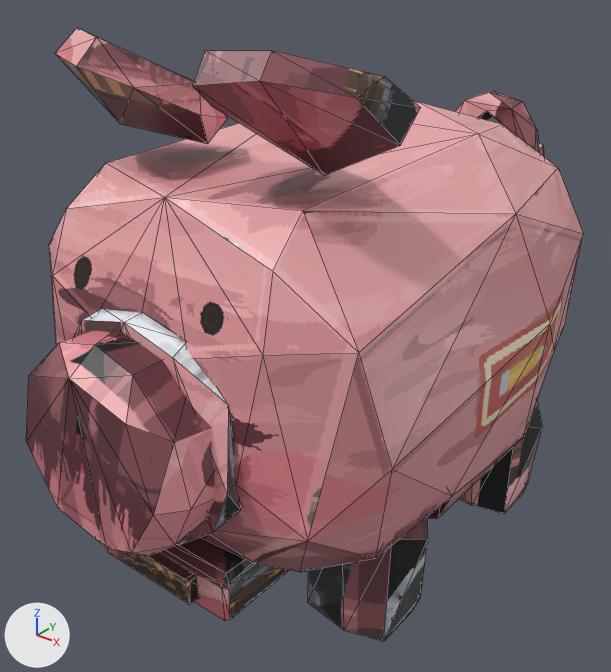
The glTF model public/models/lowpix/figures/henshin/buta.glb, before and after one commit.
Rendered twice from a 50 mm camera at (33.8, -45.6, 43.5) aimed at (-1.9, -1.1, 15.9). The axes (+X, +Y, +Z) are drawn at lower left. The lights are the same throughout. The first picture is the older version. Mesh edges are drawn as thin lines. Where no turn or scale is listed for an object, it has been applied to the vertices. Vertices at exactly the same position are counted once.

The first picture shows 'bezel', 'body', 'crank.001', 'drawer.001', 'ear_l.001', 'ear_r.001', 'leg_bl.001', 'leg_fl.001', 'snout.001'.
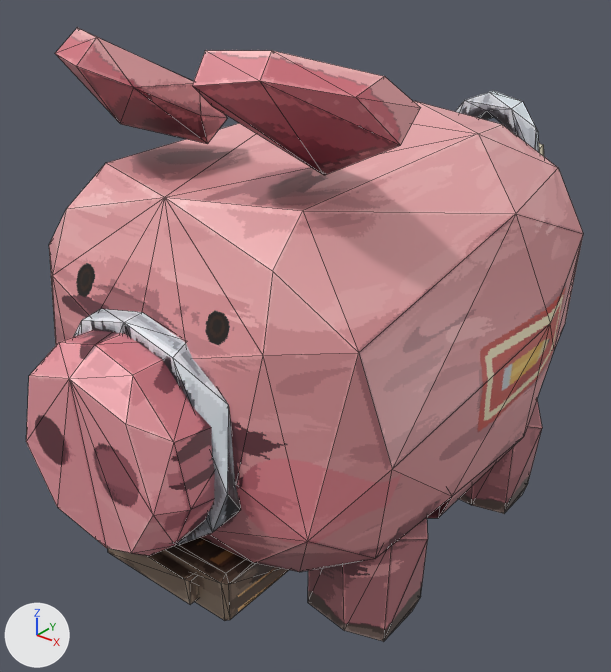
Boxes [x1, y1, x2, y2] around the edits, measured in the pictures (611 x 672 px):
part 1 of me_crank_001, surface changed (pink to grey)
    both: [456, 91, 544, 156]
part 2 of me_drawer_001, surface changed
    both: [108, 537, 288, 621]
part 3 of me_ear_l_001, surface changed
    both: [192, 50, 420, 175]
part 4 of me_ear_r_001, surface changed
    both: [55, 28, 227, 144]
part 5 of me_leg_bl_001, surface changed
    both: [459, 400, 542, 513]
part 6 of me_leg_fl_001, surface changed
    both: [308, 517, 428, 641]
part 7 of me_snout_001, surface changed (brown to pink)
    both: [26, 330, 215, 556]
part 8 of me_bezel_001, surface changed
    both: [73, 309, 228, 545]
part 9 of me_body_001, surface changed
    both: [50, 123, 583, 571]

Diff of the bpy script that builds the scene:
```diff
--- a/public/models/lowpix/figures/henshin/buta.glb.py
+++ b/public/models/lowpix/figures/henshin/buta.glb.py
@@ me_crank_001 @@
-me_crank_001.from_pydata(...)  # 97 vertices, 178 faces; spans x -4.6..4.6, y -6.26..6.26, z -6.32..6.32
+me_crank_001.from_pydata(...)  # 96 vertices, 176 faces; spans x -4.6..4.6, y -6.26..6.26, z -6.32..6.32
+# me_crank_001 part 1: 162 kept faces spanning x -4.6..4.6, y -5.67..6.26, z -6.32..6.32 get new texture (UV) coordinates
+# edits to the shape of me_crank_001 do not show in these pictures
 me_crank_001.materials.append(mat_toy_buta)
@@ me_drawer_001 @@
 me_drawer_001.from_pydata(...)  # 30 vertices, 52 faces; spans x -6.5..6.5, y -3.73..3.73, z -1.61..1.61
+# me_drawer_001 part 2: texture (UV) coordinates of 52 of 52 faces, centred in x -6.39..6.39, y -3.71..3.71, z -1.6..1.55, changed; they spanned u 0.0..0.98, v 0.16..0.99 and now span u 0.0..0.97, v 0.02..0.99
 me_drawer_001.materials.append(mat_toy_buta)
@@ me_ear_l_001 @@
 me_ear_l_001.from_pydata(...)  # 14 vertices, 24 faces; spans x -5.1..5.1, y -5.04..5.04, z -3.46..3.47
+# me_ear_l_001 part 3: texture (UV) coordinates of 20 of 24 faces, centred in x -3.18..4.55, y -4.35..3.61, z -2.78..3.04, changed; they spanned u 0.22..0.59, v 0.02..0.98 and now span u 0.24..0.73, v 0.35..0.98
 me_ear_l_001.materials.append(mat_toy_buta)
@@ me_ear_r_001 @@
 me_ear_r_001.from_pydata(...)  # 14 vertices, 24 faces; spans x -5.08..5.08, y -5.07..5.06, z -3.51..3.48
+# me_ear_r_001 part 4: texture (UV) coordinates of 24 of 24 faces, centred in x -4.65..4.88, y -4.15..3.96, z -2.54..3.03, changed; they spanned u 0.0..0.85, v 0.22..0.98 and now span u 0.0..0.67, v 0.19..0.98
 me_ear_r_001.materials.append(mat_toy_buta)
@@ me_leg_bl_001 @@
 me_leg_bl_001.from_pydata(...)  # 25 vertices, 46 faces; spans x -4.22..4.22, y -4.0..4.0, z -4.7..4.7
+# me_leg_bl_001 part 5: texture (UV) coordinates of 46 of 46 faces, centred in x -3.36..3.61, y -3.5..3.28, z -4.68..4.39, changed; they spanned u 0.16..0.98, v 0.17..0.97 and now span u 0.47..0.97, v 0.09..0.97
 me_leg_bl_001.materials.append(mat_toy_buta)
@@ me_leg_fl_001 @@
 me_leg_fl_001.from_pydata(...)  # 25 vertices, 46 faces; spans x -4.22..4.22, y -4.0..4.0, z -4.7..4.7
+# me_leg_fl_001 part 6: texture (UV) coordinates of 46 of 46 faces, centred in x -3.36..3.61, y -3.5..3.28, z -4.68..4.39, changed; they spanned u 0.0..0.98, v 0.13..0.97 and now span u 0.13..0.98, v 0.0..0.91
 me_leg_fl_001.materials.append(mat_toy_buta)
@@ me_snout_001 @@
 me_snout_001.from_pydata(...)  # 29 vertices, 54 faces; spans x -6.53..6.53, y -3.54..3.54, z -6.48..6.48
+# me_snout_001 part 7: texture (UV) coordinates of 54 of 54 faces, centred in x -6.16..6.16, y -3.43..3.54, z -6.24..6.1, changed; they spanned u 0.36..0.77, v 0.0..0.72 and now span u 0.02..0.75, v 0.0..0.68
 me_snout_001.materials.append(mat_toy_buta)
@@ me_bezel_001 @@
 me_bezel_001.from_pydata(...)  # 20 vertices, 36 faces; spans x -7.23..7.23, y -0.66..0.66, z -7.3..7.3
+# me_bezel_001 part 8: texture (UV) coordinates of 30 of 36 faces, centred in x -6.89..5.83, y -0.66..0.66, z -7.11..7.02, changed; they spanned u 0.08..0.88, v 0.32..0.89 and now span u 0.0..0.62, v 0.02..0.89
 me_bezel_001.materials.append(mat_toy_buta)
@@ me_body_001 @@
 me_body_001.from_pydata(...)  # 111 vertices, 226 faces; spans x -14.9..14.9, y -18.4..18.4, z -14.2..14.2
+# me_body_001 part 9: texture (UV) coordinates of 210 of 226 faces, centred in x -14.1..14.1, y -18.1..18.1, z -13.7..13.3, changed; they spanned u 0.0..0.9, v 0.03..0.99 and now span u 0.0..0.84, v 0.0..0.99
 me_body_001.materials.append(mat_toy_buta)
```
